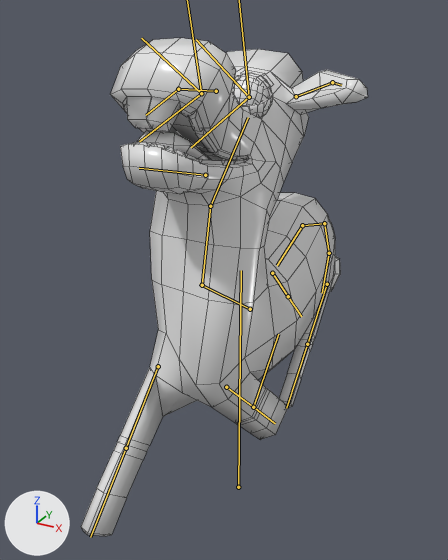
Renders of the FBX model FGJ19/Assets/Art/Models/shrek_donkey.fbx from each side of a commit.
Before and after are seen from a 50 mm lens placed at (0.663, -1.296, 1.314), pointed at (-0.055, 0.01, 0.661). Lighting does not change. The marker at lower left points along +X, +Y and +Z. Both versions are drawn at frame 11 of the action 'DonkeyArmature|ArmatureAction'; the numbers are the values there. The bones that bend it are drawn over the model as lines. Mesh edges are drawn as thin lines.

Objects in the first picture: 'DonkeyMesh'.
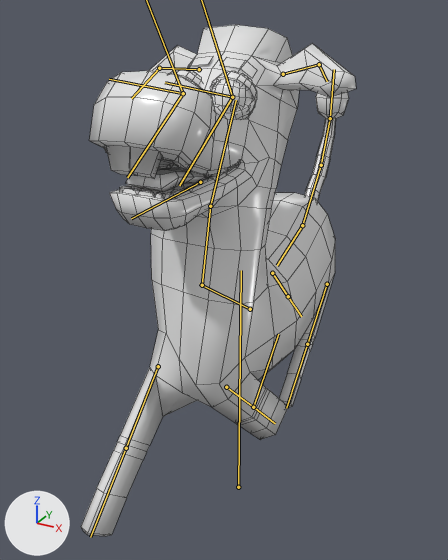
Where the change shows, as pixel boxes (x1, y1, x2, y2) in the pictures (448 x 560 px):
'DonkeyMesh', posed: before (81, 38, 368, 536); after (81, 25, 356, 536)
bone 'Head', root to tip: before (210, 206) to (248, 117); after (210, 206) to (236, 100)
bone 'Tail01', root to tip: before (302, 225) to (324, 223); after (302, 225) to (321, 165)
bone 'Tail02', root to tip: before (324, 223) to (329, 253); after (321, 165) to (330, 118)
bone 'Tail03', root to tip: before (329, 253) to (322, 293); after (330, 118) to (334, 69)

What changed in the scene script:
```text
Change bone_head:
    where bone_head = bpy.data.objects['DonkeyArmature'].pose.bones['Head']  # child of 'Neck'
    bone_head.rotation_quaternion: (0.966, -0.258, 0.0, 0.0) -> (0.995, -0.103, 0.0, 0.0)  # degrees (-30, 0, 0) -> degrees (-12, 0, 0)
Change bone_tail01:
    where bone_tail01 = bpy.data.objects['DonkeyArmature'].pose.bones['Tail01']  # child of 'Hips'
    bone_tail01.rotation_quaternion: (0.924, -0.383, 0.0, 0.0) -> (0.985, 0.174, 0.0, 0.0)  # degrees (-45, 0, 0) -> degrees (20, 0, 0)
Change bone_tail02:
    where bone_tail02 = bpy.data.objects['DonkeyArmature'].pose.bones['Tail02']  # child of 'Tail01'
    bone_tail02.rotation_quaternion: (0.924, -0.383, 0.0, 0.0) -> (0.985, 0.174, 0.0, 0.0)  # degrees (-45, 0, 0) -> degrees (20, 0, 0)
Change bone_tail03:
    where bone_tail03 = bpy.data.objects['DonkeyArmature'].pose.bones['Tail03']  # child of 'Tail02'
    bone_tail03.rotation_quaternion: (0.924, -0.383, 0.0, 0.0) -> (0.985, 0.174, 0.0, 0.0)  # degrees (-45, 0, 0) -> degrees (20, 0, 0)
```
